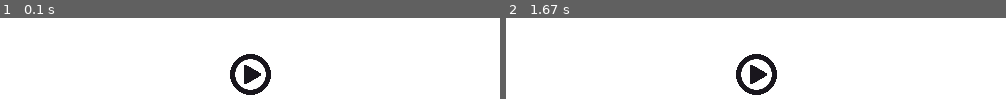
Above: before the commit, frames 1-2 (left to right).
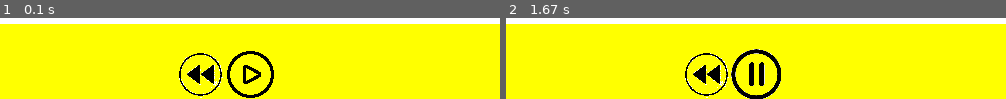
Above: after the commit, the same moments.

Repository: aaarandomer346/Ishaan-Python
Game: pygame game, started from Apps/mp3Player/MP3Player.py
Same seed, same stepped clock (60 frames per second), same inputs: the game is played once before the commit and once after it.
Inputs (mouse positions are in pixels of both pictures, inside the frame that each line leads up to):
- Up to frame 1 (0.1 s): no input
- Up to frame 2 (1.67 s): tap Space at 0.33, 0.73, 1.03 s; click (outside the picture) at 1.22 s

The runs differ from the first frame. In frame 1, 92% of the frame differs, in the area x 0-100%, y 7-100%; in frame 2, 92%.

Commit message:
changed pause/play button so the texture changes, added a rewind button, added a class so i can easily set imgs so i can use them in the pygame window, added a constant stopwatch to track music runtime, will be used later for going to the previous song

Diff:
--- a/Apps/mp3Player/MP3Player.py
+++ b/Apps/mp3Player/MP3Player.py
@@ -11,51 +11,160 @@
 
 # also use .ogg instead of mp3, its better, and more supported
 
+
+# for recieving over a socket (using pickle)
+# with open("temp_song.mp3", "wb") as f:         opens file, writes in binary mode, assigns file to f
+#     f.write(received_mp3_data)                 writes the recieved mp3 to the file
+
+# pygame.mixer.music.load("temp_song.mp3")       loads the mp3
+# pygame.mixer.music.play()                      plays the mp3
+
+
 import pygame
+import threading
+import time
 
 pygame.init()
 
 screen = pygame.display.set_mode((500, 350))
 
-play_button_img = pygame.image.load('Apps\mp3Player\play button.png').convert_alpha()
-play_button_img.set_colorkey((0, 0, 0))
-play_button_img = pygame.transform.scale(play_button_img,
-                                    (50, # 50px
-                                     50)) # by 50px
-play_button_x = 225
-play_button_y = 300
+songs = [
+    {
+        'Name': 'Gorillaz - Feel Good Inc.',
+        'Path': r'Apps\mp3Player\Gorillaz - Feel Good Inc. (Official Video).mp3'
+    }
+]
 
-song = pygame.mixer.Sound('Apps\mp3Player\Gorillaz - Feel Good Inc. (Official Video).mp3')
+run_timer = True
+current_time = 0.0
+
+class setImgs():
+    def __init__(self, x, y, w, h, istransparent, colortoignorefortransparency, imgRaw):
+        self.x = x
+        self.y = y
+        self.w = w
+        self.h = h
+        self.istransparent = istransparent
+        self.colortoignorefortransparency = colortoignorefortransparency
+        self.imgRaw = imgRaw
+    def make_img(self):
+        img = pygame.image.load(self.imgRaw).convert()
+        if self.istransparent:
+            img.set_colorkey(self.colortoignorefortransparency)
+            print(self.colortoignorefortransparency)
+        img = pygame.transform.scale(img, (self.w, self.h))
+        return img
+
+def track_song_progress():
+    global current_time, song_playing
+    while run_timer:
+        if song_playing:
+            time.sleep(0.1)
+            current_time += 0.1
+            print(f"Track Run Time: {current_time}s")
+        else:
+            time.sleep(0.05)
+
+play_button = setImgs(225, 300, 50, 50, True, (255, 255, 255), r'Apps\mp3Player\play button.png')
+play_button_img = play_button.make_img()
+
+pause_button = setImgs(225, 300, 50, 50, True, (255, 255, 255), r'Apps\mp3Player\pause button.png')
+pause_button_img = pause_button.make_img()
+
+rewind_button = setImgs(175, 300, 50, 50, True, (255, 255, 255), r'Apps\mp3Player\rewind button.png')
+rewind_button_img = rewind_button.make_img()
+
+play_pause_button_status = 'Play'
+
 song_playing = False
 song_started = False
+
+progress_thread = threading.Thread(target=track_song_progress, daemon=True)
+progress_thread.start()
 
 running = True
 while running:
     mpos = pygame.mouse.get_pos()
     mouseButtonDown = False
+    spaceButtonDown = False
+
+    ################################################################################
+    # EVENT HANDLEING
+    ################################################################################
 
     screen.fill((255, 255, 255))
     for event in pygame.event.get():
         if event.type == pygame.QUIT:
             running = False
-        if event.type == pygame.MOUSEBUTTONDOWN:
+        elif event.type == pygame.MOUSEBUTTONDOWN:
             mouseButtonDown = True
+        elif event.type == pygame.KEYDOWN:
+            if event.key == pygame.K_SPACE:
+                spaceButtonDown = True
 
-    play_button_hitbox = pygame.Rect(play_button_x, play_button_y, play_button_img.get_width(), play_button_img.get_height())
-    screen.blit(play_button_img, (play_button_x, play_button_y))
+    ################################################################################
+    # HITBOXES FOR ICONS
+    ################################################################################
 
-    m_collision = play_button_hitbox.collidepoint(mpos)
-    if m_collision and mouseButtonDown:
+    play_pause_button_hitbox = pygame.Rect(play_button.x, play_button.y, play_button_img.get_width(), play_button_img.get_height())
+    rewind_button_hitbox = pygame.Rect(rewind_button.x, rewind_button.y, rewind_button_img.get_width(), rewind_button_img.get_height())
+
+
+    ################################################################################
+    # BLITING
+    ################################################################################
+
+
+    pygame.draw.rect(screen, (255, 255, 0), pygame.Rect(0, 275, 500, 275))
+
+    if play_pause_button_status == 'Play':
+        screen.blit(play_button_img, (play_button.x, play_button.y))
+    else:
+        screen.blit(pause_button_img, (pause_button.x, pause_button.y))
+
+    screen.blit(rewind_button_img, (rewind_button.x, rewind_button.y))
+
+    ################################################################################
+    # COLLISION DETECTION
+    ################################################################################
+
+    m_collision_with_play_pause = play_pause_button_hitbox.collidepoint(mpos)
+    m_collision_with_rewind = rewind_button_hitbox.collidepoint(mpos)
+
+    ################################################################################
+    # IF LOOP MAYHEM (FIGURING OUT WHAT BUTTON WAS PRESSED)
+    ################################################################################
+
+    ####################### Collision With Play/Pause Button #######################
+
+    if (m_collision_with_play_pause and mouseButtonDown) or (spaceButtonDown):
         if not song_started and not song_playing:
-            curr_playing = song.play()
+            pygame.mixer.music.load(songs[0]['Path'])
+            pygame.mixer.music.play()
             song_playing = True
             song_started = True
+            play_pause_button_status = 'Pause'
         elif song_playing:
-            curr_playing.pause()
+            pygame.mixer.music.pause()
             song_playing = False
+            play_pause_button_status = 'Play'
         elif not song_playing and song_started:
-            curr_playing.unpause()
+            pygame.mixer.music.unpause()
             song_playing = True
+            play_pause_button_status = 'Pause'
+
+    ######################### Collision With Rewind Button #########################
+
+    elif m_collision_with_rewind and mouseButtonDown:
+        pygame.mixer.music.play(start=0)
+        current_time = 0.0
+        if song_playing == False:
+            pygame.mixer.music.pause()
+
+    ################################################################################
+    # UPDATE SCREEN
+    ################################################################################
+
     pygame.display.flip()
 
 pygame.quit()
Binary file added: Apps/mp3Player/pause button.png
Binary file changed: Apps/mp3Player/play button.png
Binary file added: Apps/mp3Player/rewind button.png
